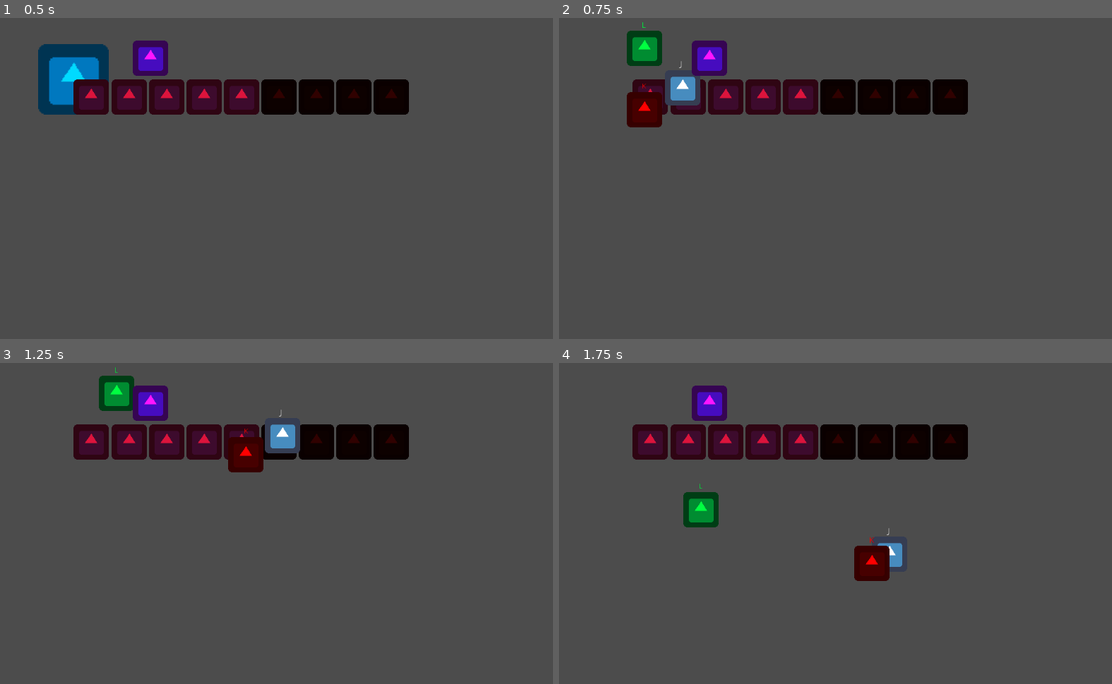
Above: before the commit, frames 1-4 (two rows, left to right).
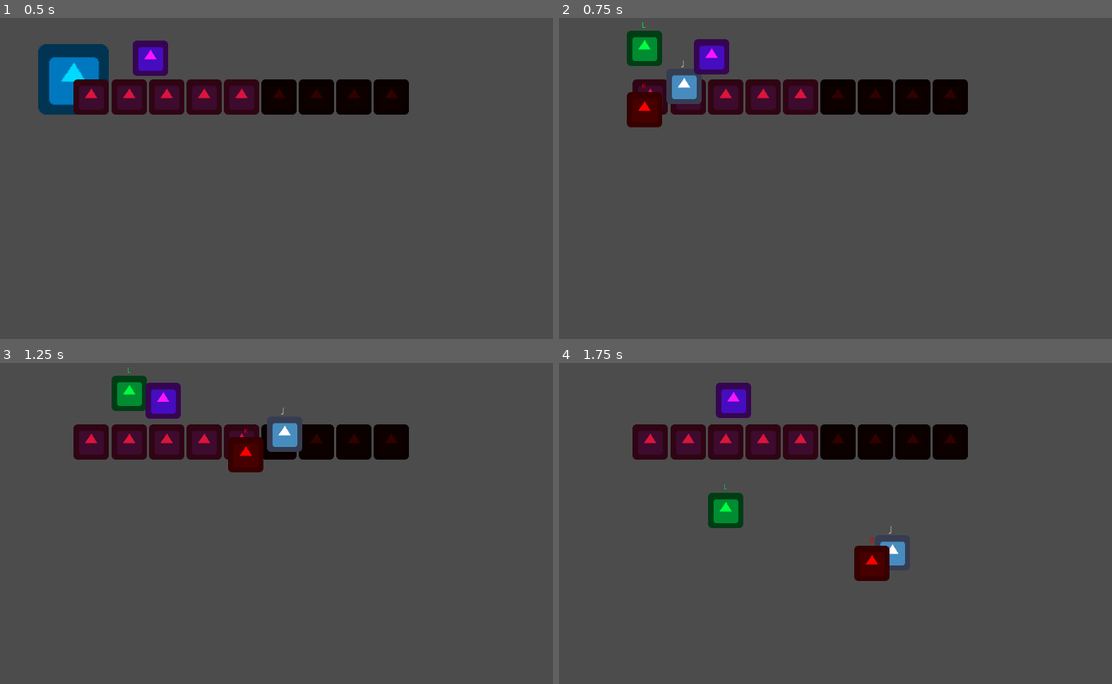
Above: after the commit, the same moments.

Repository: Phischermen/GMTK-JAM-2021
Game: Godot game, scene res://CerbusTest.tscn
Same seed, same stepped clock (60 frames per second), same inputs: the game is played once before the commit and once after it. The engine's default icon, where the game draws it, is replaced by a stand-in: a white triangle on a blue panel in a dark square.
Inputs:
- Up to frame 1 (0.5 s): no input
- Up to frame 2 (0.75 s): tap Enter at 0.5 s; hold D (move_right) from 0.53 s (still down); hold Space (join_together_or_break_apart) from 0.53 s (still down)
- Up to frame 3 (1.25 s): keep holding D (move_right); keep holding Space (join_together_or_break_apart)
- Up to frame 4 (1.75 s): release D (move_right) at 1.28 s; release Space (join_together_or_break_apart) at 1.28 s; hold S (move_down) from 1.28 s (still down); tap Space (join_together_or_break_apart) at 1.35 s

Frame 1 is identical in both runs. In frame 2, 0.5% of the frame differs, in the area x 19-31%, y 6-28%; in frame 3, 1.5%; in frame 4, 2.4%, in the area x 22-63%, y 6-64%.

Commit message:
Fixed oopsie!

Diff:
--- a/SYNTHA-6/Actors/controllable_actor.gd
+++ b/SYNTHA-6/Actors/controllable_actor.gd
@@ -44,5 +44,5 @@
 	#push objects
 	for index in get_slide_count():
 		var collision = get_slide_collision(index)
-		if collision.collider is RigidBody:
+		if collision.collider is RigidBody2D:
 			collision.collider.apply_central_impulse(-collision.normal * push)
